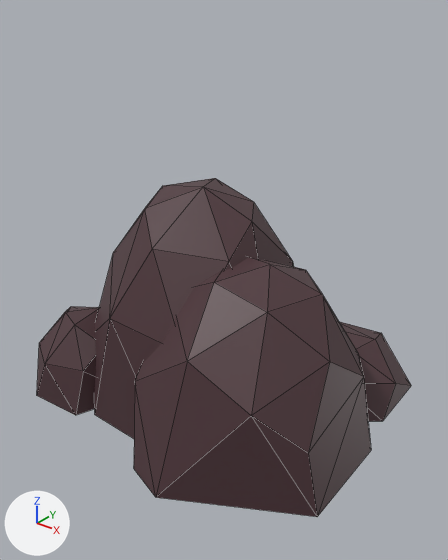
A saved change to the FBX model Source/Game/data/Assets/Art/3D/Environment/SM_EN_Rocks_Large_Lvl3.fbx.
Rendered twice from a 50 mm lens placed at (4.65, -6.27, 5.48), pointed at (-0.07, -0.37, 1.83). The lights are fixed; the arrows at lower left show +X, +Y and +Z. The older version comes first. Mesh edges are drawn as thin lines. Where no turn or scale is listed for an object, it has been applied to the vertices.

Names of what the first picture shows: 'Large Rocks_Lvl3'.
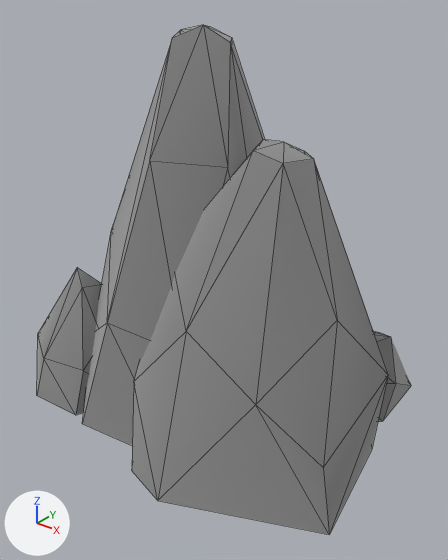
The newer file is also turned or shifted as a whole; pictures and numbers use the older file's frame.

Boxes [x1, y1, x2, y2] around the edits, measured in the pictures (448 x 560 px; the box of a moved part takes in the faces that stretch with it):
'Large Rocks_Lvl3', recoloured, reshaped, surface changed (50% taller): before [37, 178, 411, 517]; after [37, 25, 411, 535]
part 1 of me_sphere_009, moved or reshaped: before [37, 178, 411, 517]; after [37, 25, 411, 535]
part 2 of me_sphere_009, surface changed: before [37, 178, 411, 517]; after [37, 25, 411, 535]

Patch to the scene script:
```diff
--- a/Source/Game/data/Assets/Art/3D/Environment/SM_EN_Rocks_Large_Lvl3.fbx.py
+++ b/Source/Game/data/Assets/Art/3D/Environment/SM_EN_Rocks_Large_Lvl3.fbx.py
@@ mat_m_rocks @@
+mat_m_rocks = principled_material('M_Rocks')
+mat_m_rocks.base_color = (0.5, 0.5, 0.5)  # grey #bcbcbc
+mat_m_rocks.metallic = 1.0
+mat_m_rocks.roughness = 1.0
@@ me_sphere_009 @@
 # used by ob_large_rocks_lvl3; location = (0.0, 0.0, 0.0)
-me_sphere_009.from_pydata(...)  # 121 vertices, 182 faces; spans x -2.84..2.24, y -2.5..2.46, z 0.0..3.19
-me_sphere_009.materials.append(mat_t_coloratlast_lvl1_006)  # picture img_t_coloratlas_lvl3_dds
+me_sphere_009.from_pydata(...)  # 121 vertices, 182 faces; spans x -2.84..2.47, y -2.53..2.46, z 0.0..5.04
+# me_sphere_009 part 1: 46 of 121 vertices moved; they spanned x -2.48..2.24, y -2.5..1.07, z 0.0..3.19 and now span x -2.48..2.47, y -2.53..1.07, z 0.0..5.04; mean shift (0.08, -0.03, 0.71); largest move (-1.02, -0.12, 2.85) -> (-0.47, -0.48, 4.88)
+# me_sphere_009 part 2: texture (UV) coordinates of 182 of 182 faces, centred in x -2.76..2.17, y -2.28..2.38, z 0.04..3.11, changed; they spanned u 0.77..0.86, v 0.29..0.33 and now span u 0.01..0.96, v 0.01..0.96
+# other edits to the shape of me_sphere_009 do not show in these pictures
+me_sphere_009.materials.append(mat_m_rocks)  # grey #bcbcbc
```
